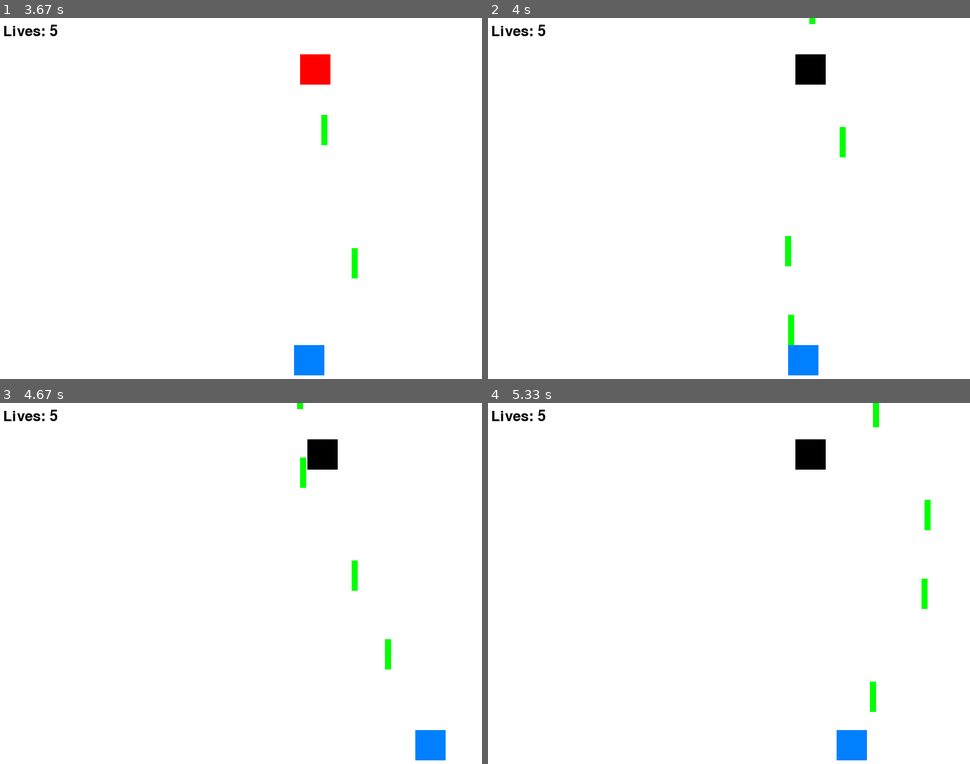
Above: before the commit, frames 1-4 (two rows, left to right).
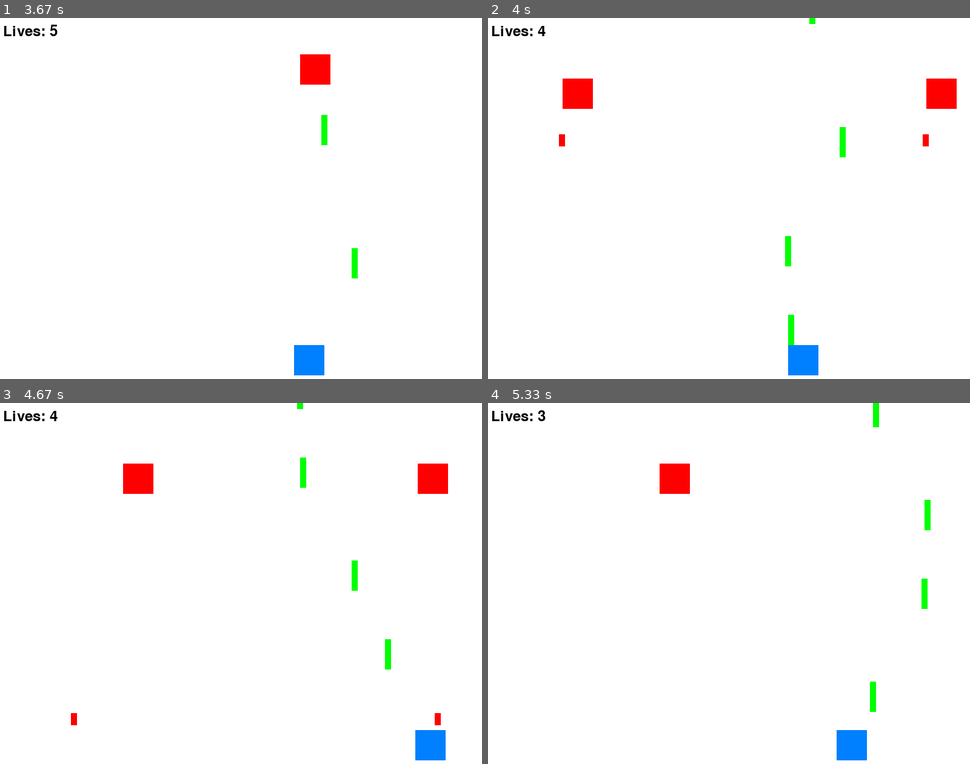
Above: after the commit, the same moments.

Repository: cerritej/8bit-py-game
Game: pygame game, started from src/main.py
Two runs of this game, one before a commit and one after it. Both use one fixed random seed, a clock stepped at 60 frames per second and the inputs below.
Inputs:
- Up to frame 1 (3.67 s): tap Space at 0.33, 0.73, 1.03, 1.23, 1.53, 1.73, 2.03, 2.3, 2.6, 2.73, 3.03, 3.4 s; hold Right 0.67-1.13 s; hold Right 1.17-1.63 s; hold Left 1.67-2.2 s; hold Left 2.23-2.63 s; hold Right 2.67-3.3 s; hold Left from 3.33 s (still down)
- Up to frame 2 (4 s): tap Space at 3.7, 3.9 s; release Left at 3.8 s; hold Right from 3.83 s (still down)
- Up to frame 3 (4.67 s): tap Space at 4.2, 4.4 s; release Right at 4.3 s; hold Right from 4.33 s (still down)
- Up to frame 4 (5.33 s): tap Space at 4.7, 4.9, 5.2 s; release Right at 4.8 s; hold Left from 4.83 s (still down)

Frame 1 is identical in both runs. In frame 2, 1.7% of the frame differs, in the area x 10-98%, y 1-36%; in frame 3, 1.7%; in frame 4, 1.1%.

Commit message:
fixes to spaceship collisions

Diff:
--- a/src/enemy.py
+++ b/src/enemy.py
@@ -1,12 +1,14 @@
 import pygame
 from projectile import Projectile
 
+
 class Enemy:
-    def __init__(self, x, y, width, height, speed, shoot_rate):
+    def __init__(self, eid, x, y, speed, shoot_rate):
+        self.__eid = eid
         self.__x = x
         self.__y = y
-        self.__width = width
-        self.__height = height
+        self.__width = 50
+        self.__height = 50
         self.__speed = speed
         self.__shoot_rate = shoot_rate
         self.__last_shot_time = 0
@@ -14,6 +16,14 @@
         self.__color = (255, 0, 0)
         self.__destroyed_time = None
         self.__direction = -1
+
+    @property
+    def eid(self):
+        return self.__eid
+
+    @eid.setter
+    def eid(self, new_eid):
+        self.__eid = new_eid
 
     @property
     def x(self):
@@ -114,9 +124,10 @@
             else:
                 return None
 
-    def is_hit(self, projectile):
+    def is_hit_by_player(self, projectile):
         if self.__is_alive:
-            hit_condition = (self.__x < projectile.x < self.__x + self.__width) and (self.__y < projectile.y < self.__y + self.__height)
+            hit_condition = (self.__x < projectile.x < self.__x + self.__width) and (
+                        self.__y < projectile.y < self.__y + self.__height)
             if hit_condition:
                 self.__is_alive = False
                 self.__color = (0, 0, 0)
--- a/src/main.py
+++ b/src/main.py
@@ -1,3 +1,4 @@
+# main.py
 import pygame
 import sys
 from spaceship import Spaceship
@@ -13,14 +14,13 @@
     white = (255, 255, 255)
     black = (0, 0, 0)
 
-    player_spaceship = Spaceship(name="Player", x=width // 2, y=height - 60, width=50, height=50, lives=5)
+    player_spaceship = Spaceship(name="Player", x=width // 2, y=height - 60, width=50, height=50)
 
     # Create lists to store projectiles for both player and enemy
     player_projectiles = []
     enemy_projectiles = []
 
-    enemy = Enemy(x=60, y=60, width=50, height=50, speed=-2,
-                  shoot_rate=2000)  # Adjust speed and shoot_rate as needed
+    enemies = [Enemy(eid=1, x=60, y=60, speed=-2, shoot_rate=2000)]
 
     # Font for displaying text
     font = pygame.font.Font(None, 36)
@@ -57,10 +57,11 @@
                 last_player_shot_time = current_time
 
         # Enemy behavior
-        enemy.move()
-        new_enemy_projectile = enemy.shoot_projectile()
-        if new_enemy_projectile:
-            enemy_projectiles.append(new_enemy_projectile)
+        for enemy in enemies:
+            enemy.move()
+            new_enemy_projectile = enemy.shoot_projectile()
+            if new_enemy_projectile:
+                enemy_projectiles.append(new_enemy_projectile)
 
         # Update projectile positions
         for projectile in player_projectiles:
@@ -68,11 +69,36 @@
         for projectile in enemy_projectiles:
             projectile.move()
 
-        # Check for collisions
+        # Check for collisions and remove enemies immediately
+        enemies_to_remove = []
         for projectile in player_projectiles:
-            if enemy.is_hit(projectile):
-                # Handle enemy hit
-                print("Enemy hit!")
+            for enemy in enemies:
+                if enemy.is_hit_by_player(projectile):
+                    # Handle enemy hit
+                    print(f"Enemy {enemy.eid} hit!")
+                    enemies_to_remove.append(enemy)
+                    player_spaceship.reset_hit_status()  # Reset hit status for the next frame
+                    player_spaceship.decrement_lives()  # Decrement lives when hit
+
+        for enemy in enemies_to_remove:
+            enemies.remove(enemy)
+
+            # If the enemy with ID 1 is hit, spawn two new enemies
+            if enemy.eid == 1:
+                enemies.extend([Enemy(eid=2, x=100, y=100, speed=-2, shoot_rate=2000),
+                                Enemy(eid=3, x=700, y=100, speed=-2, shoot_rate=2000)])
+
+        # Check for collisions with player spaceship
+        player_spaceship_hit = False
+        for projectile in enemy_projectiles:
+            if player_spaceship.is_hit_by_enemy(projectile):
+                player_spaceship_hit = True
+
+        if player_spaceship_hit:
+            print("Player spaceship hit!")
+
+        # Reset hit status for the next frame
+        player_spaceship.reset_hit_status()
 
         screen.fill(white)
 
@@ -80,8 +106,9 @@
         pygame.draw.rect(screen, (0, 128, 255),
                          (player_spaceship.x, player_spaceship.y, player_spaceship.width, player_spaceship.height))
 
-        # Draw the enemy with the updated color
-        pygame.draw.rect(screen, enemy.get_color(), (enemy.x, enemy.y, enemy.width, enemy.height))
+        # Draw the enemies with the updated color
+        for enemy in enemies:
+            pygame.draw.rect(screen, enemy.get_color(), (enemy.x, enemy.y, enemy.width, enemy.height))
 
         # Draw projectiles
         for projectile in player_projectiles:
--- a/src/projectile.py
+++ b/src/projectile.py
@@ -9,7 +9,7 @@
         self.height = height
         self.speed = speed
         self.length = length
-        self.direction = direction  # New parameter to store the direction of the projectile
+        self.direction = direction
 
     def move(self):
         if self.direction == "up":
--- a/src/spaceship.py
+++ b/src/spaceship.py
@@ -1,25 +1,19 @@
+# spaceship.py
+import pygame
+
 class Spaceship:
-    def __init__(self, name, x, y, width, height, lives=5):
+    def __init__(self, name, x, y, width, height):
         self.__name = name
         self.__x = x
         self.__y = y
         self.__width = width
         self.__height = height
-        self.__lives = lives
+        self.__lives = 5
+        self.__hit_by_projectile = False  # Flag to track if the spaceship has been hit by a projectile
 
     @property
     def name(self):
         return self.__name
-
-    @name.setter
-    def name(self, name):
-        if not name:
-            raise ValueError("Name cannot be blank.")
-        if not isinstance(name, str):
-            raise ValueError("Name must be a string.")
-        if len(name) > 255:
-            raise ValueError("Name cannot be over 255 chars.")
-        self.__name = name
 
     @property
     def x(self):
@@ -78,3 +72,15 @@
             self.__x = new_x
 
         self.__y += dy
+
+    def is_hit_by_enemy(self, projectile):
+        if not self.__hit_by_projectile and (self.__x < projectile.x < self.__x + self.__width) and (
+                self.__y < projectile.y < self.__y + self.__height):
+            print(f"Spaceship hit by enemy projectile: {self.__x}, {self.__y}, {self.__width}, {self.__height}")
+            self.__hit_by_projectile = True  # Set the flag to True to indicate the spaceship has been hit
+            return True
+        return False
+
+    def reset_hit_status(self):
+        # Reset hit status for the next frame
+        self.__hit_by_projectile = False
